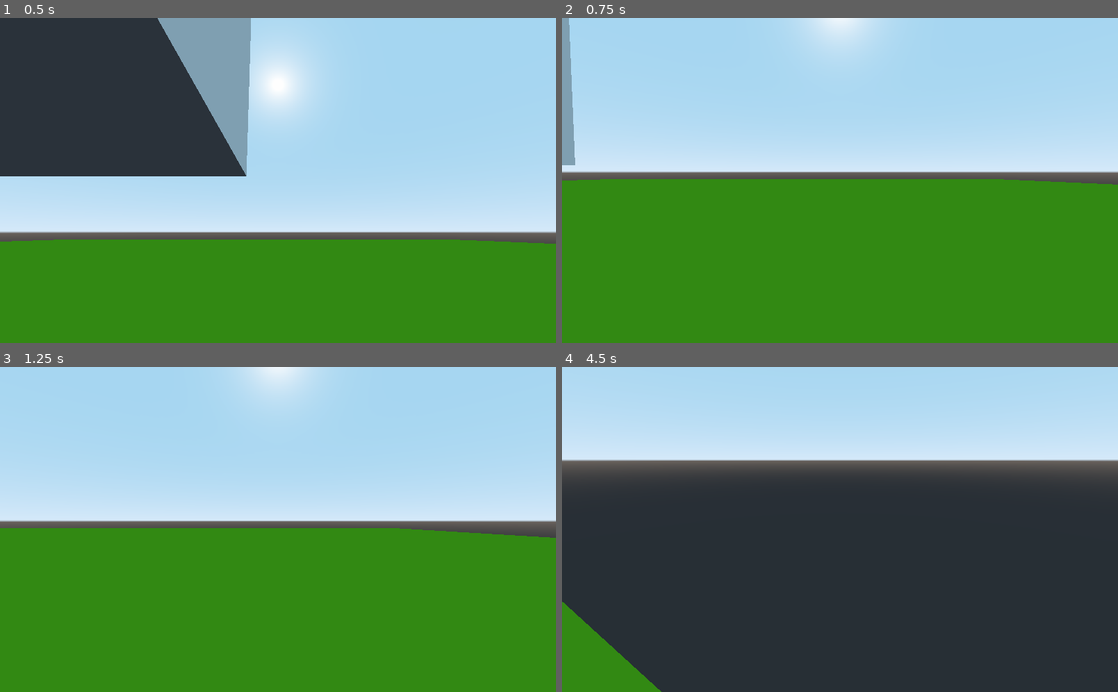
Above: before the commit, frames 1-4 (two rows, left to right).
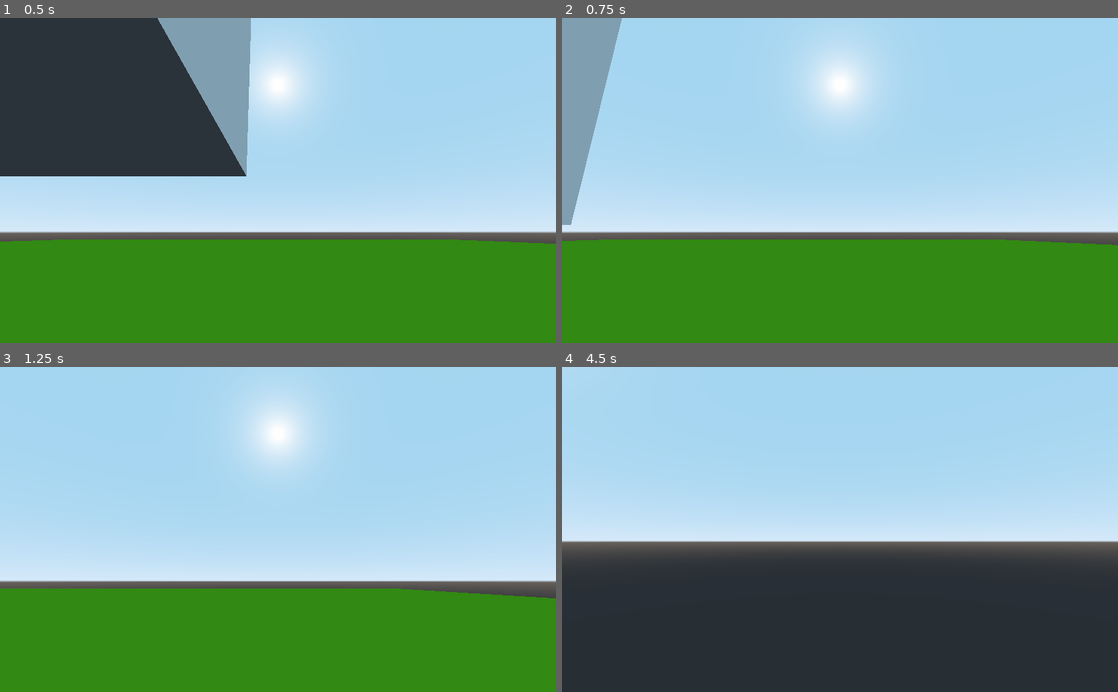
Above: after the commit, the same moments.

Repository: eraflo/ProjetCesi
Game: Godot game, scene res://Scènes/Word.tscn
Two runs of this game, one before a commit and one after it. Both use one fixed random seed, a clock stepped at 60 frames per second and the inputs below.
Inputs (mouse positions are in pixels of both pictures, inside the frame that each line leads up to):
- Up to frame 1 (0.5 s): no input
- Up to frame 2 (0.75 s): move the mouse to (962, 164) at 0.52 s; press the mouse at (962, 164) at 0.53 s; hold Right (ui_right) from 0.53 s (still down)
- Up to frame 3 (1.25 s): keep holding Right (ui_right)
- Up to frame 4 (4.5 s): move the mouse to (728, 545) at 1.27 s; release Right (ui_right) at 1.28 s; release the mouse at (728, 545) at 1.28 s; hold Down (ui_down) 1.28-2.03 s; click (728, 545) at 1.35 s; move the mouse to (895, 458) at 2.02 s; press the mouse at (895, 458) at 2.03 s; hold Right (ui_right) 2.03-2.78 s; move the mouse to (812, 594) at 2.77 s; release the mouse at (812, 594) at 2.78 s; hold Up (ui_up) 2.78-3.53 s; click (812, 594) at 2.85 s; move the mouse to (1006, 578) at 3.52 s; press the mouse at (1006, 578) at 3.53 s; hold Left (ui_left) from 3.53 s (still down); move the mouse to (673, 480) at 4.27 s; release the mouse at (673, 480) at 4.28 s; click (673, 480) at 4.35 s

Frame 1 is identical in both runs. In frame 2, 31% of the frame differs, in the area x 0-100%, y 0-70%; in frame 3, 29%; in frame 4, 40%, in the area x 0-100%, y 19-100%.

Commit message:
update caméra haut bas

Diff:
--- a/Jeu/Code_Script/Player.gd
+++ b/Jeu/Code_Script/Player.gd
@@ -6,7 +6,7 @@
 const gravity = 0.5
 
 #rotation caméra
-var min_elevation_angle = 10
+var min_elevation_angle = -90
 var max_elevation_angle = 90
 var rotation_speed = 15
 onready var elevation = $Camera
@@ -82,6 +82,6 @@
 
 #rotation haut bas
 func _elevate(delta: float, val: float) -> void:
-	var new_elevation = elevation.rotation_degrees.x + val * delta * rotation_speed
+	var new_elevation = elevation.rotation_degrees.x - val * delta * rotation_speed
 	new_elevation = clamp(new_elevation, -max_elevation_angle, -min_elevation_angle)
 	elevation.rotation_degrees.x = new_elevation
